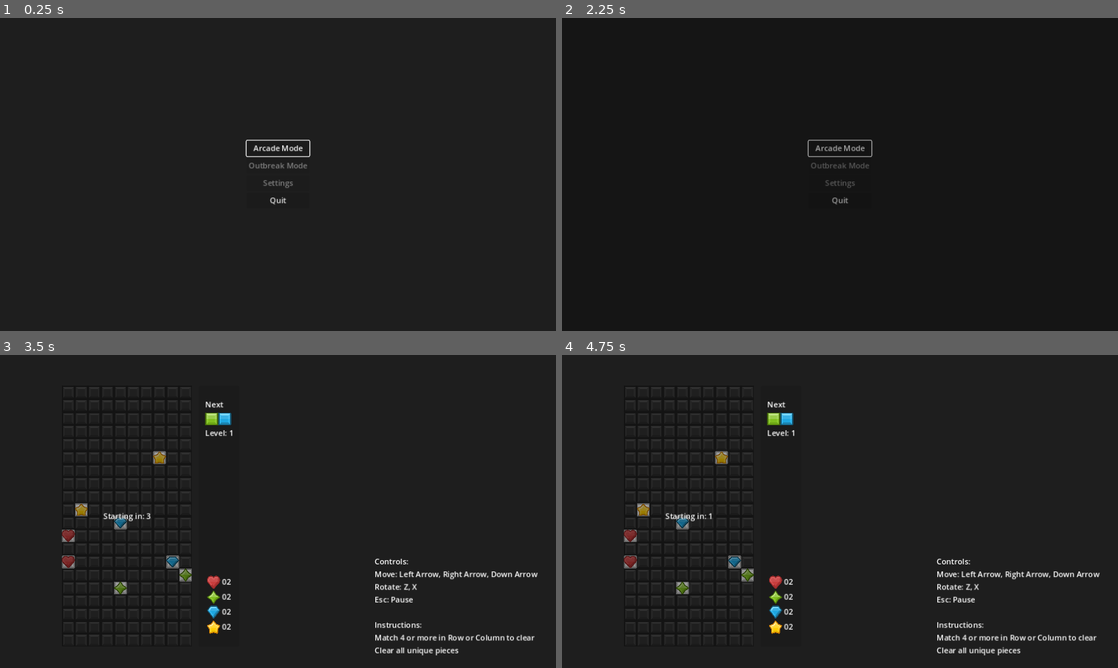
Above: before the commit, frames 1-4 (two rows, left to right).
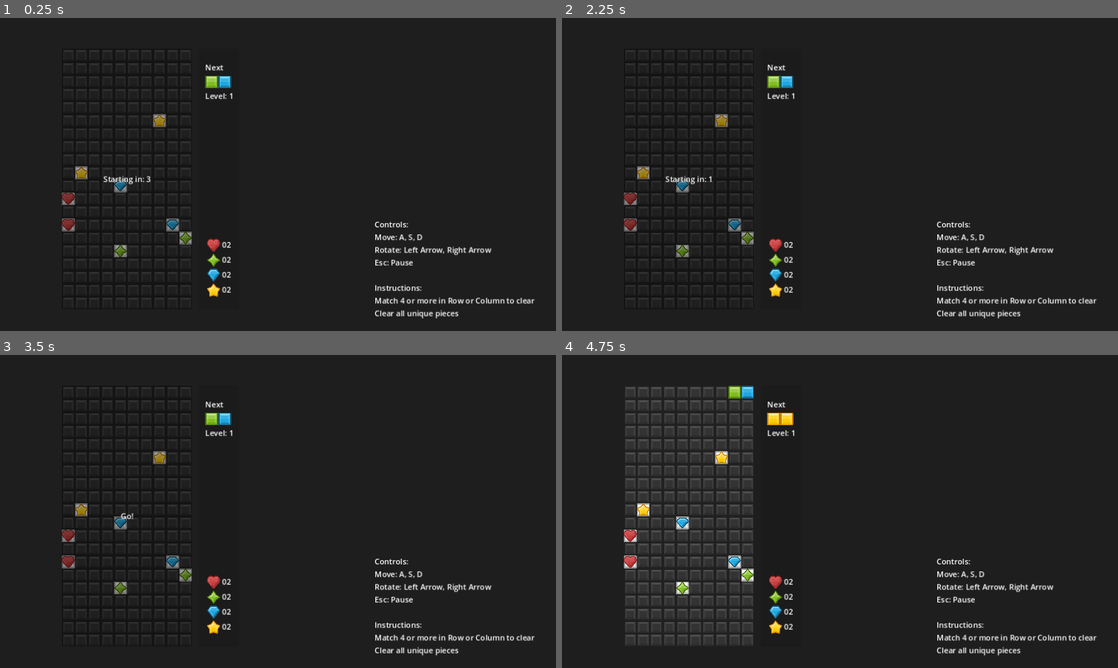
Above: after the commit, the same moments.

Repository: Akaihana/PuzzleProject
Game: Godot game, scene res://Scenes/main.tscn
Two runs of this game, one before a commit and one after it. Both use one fixed random seed, a clock stepped at 60 frames per second and the inputs below. Before the commit the project starts from res://Scenes/main_menu.tscn.
Inputs (mouse positions are in pixels of both pictures, inside the frame that each line leads up to):
- Up to frame 1 (0.25 s): no input
- Up to frame 2 (2.25 s): click (840, 149) at 0.5 s, where only the run before the commit has a clickable "Arcade Mode"; click (840, 149) at 1.25 s, where only the run before the commit has a clickable "Arcade Mode"; tap Enter at 2 s; hold D (right) from 2.03 s (still down)
- Up to frame 3 (3.5 s): release D (right) at 2.78 s; hold S (down) from 2.78 s (still down)
- Up to frame 4 (4.75 s): tap Space at 3.5 s; release S (down) at 3.53 s; hold D (right) from 3.53 s (still down)

The runs differ from the first frame. In frame 1, 3.0% of the frame differs, in the area x 11-97%, y 14-96%; in frame 2, 4.6%, in the area x 11-97%, y 10-96%; in frame 3, 0.6%; in frame 4, 3.6%.

Commit message:
Fixed Movement Code
Made changes to movement
- movement left and right should feel more exact now. You can tap for 1 increment and hold for rapid movement (slight delay after the tap)
- you can maintain the hold left/right for the next piece for it to move right away (no delay for the next piece like Tetris DAS)
- fixed controller issues of double input and now should work properly with any controller
- added a grace period for when a piece should lock so now lock times should be consistent
  - before based on timers, a piece could lock weirdly immediately when moving to a place that would have a piece under it
  - now all pieces will lock 0.3s after determining if there is something below it
- Changed controls for keyboard, Left Arrow and Right arrow now rotate, A S and D are left down and right respectively

UI
- removed the red square lose zones as they looked confusing

TODO
- Work on the endless/outbreak mode
  - upon clearing virus pieces, spawn a new set with the current board state
  - introduce a timer to pressure the player
    - all viruses must be cleared within this timer
    - when one/all viruses are cleared, time is extended
  - possibly increase number of viruses by 1 or so per wave
  - high score will be based on viruses cleared or time alive

Diff:
--- a/Scenes/gem_container.tscn
+++ b/Scenes/gem_container.tscn
@@ -4,7 +4,6 @@
 
 [node name="GemContainer" type="Node2D"]
 script = ExtResource("1_nytvn")
-fall_speed = 50.0
 
 [node name="MoveDownTimer" type="Timer" parent="."]
 autostart = true
@@ -13,12 +12,27 @@
 wait_time = 0.05
 
 [node name="HoldLeftTimer" type="Timer" parent="."]
-wait_time = 0.1
+wait_time = 0.05
 
 [node name="HoldRightTimer" type="Timer" parent="."]
+wait_time = 0.05
+
+[node name="HoldLeftDelay" type="Timer" parent="."]
 wait_time = 0.1
+one_shot = true
+
+[node name="HoldRightDelay" type="Timer" parent="."]
+wait_time = 0.1
+one_shot = true
+
+[node name="GraceTimer" type="Timer" parent="."]
+wait_time = 0.3
+one_shot = true
 
 [connection signal="timeout" from="MoveDownTimer" to="." method="_on_timer_timeout"]
 [connection signal="timeout" from="HoldDownTimer" to="." method="_on_hold_down_timer_timeout"]
 [connection signal="timeout" from="HoldLeftTimer" to="." method="_on_hold_left_timer_timeout"]
 [connection signal="timeout" from="HoldRightTimer" to="." method="_on_hold_right_timer_timeout"]
+[connection signal="timeout" from="HoldLeftDelay" to="." method="_on_hold_left_delay_timeout"]
+[connection signal="timeout" from="HoldRightDelay" to="." method="_on_hold_right_delay_timeout"]
+[connection signal="timeout" from="GraceTimer" to="." method="_on_grace_timer_timeout"]
--- a/Scenes/main.tscn
+++ b/Scenes/main.tscn
@@ -73,8 +73,8 @@
 offset_right = 1113.0
 offset_bottom = 624.0
 text = "Controls:
-Move: Left Arrow, Right Arrow, Down Arrow
-Rotate: Z, X
+Move: A, S, D
+Rotate: Left Arrow, Right Arrow
 Esc: Pause
 
 Instructions:
--- a/Scripts/gem.gd
+++ b/Scripts/gem.gd
@@ -31,4 +31,4 @@
 
 func move(target: Vector2) -> void:
 	var tween: Tween = create_tween()
-	tween.tween_property(self, "global_position", target, 0.5)
+	tween.tween_property(self, "global_position", target, 0.1)
--- a/Scripts/gem_container.gd
+++ b/Scripts/gem_container.gd
@@ -2,10 +2,6 @@
 extends Node2D
 
 signal lock_gem(gem_container: GemContainer)
-
-@export var fall_speed: float = 5.0
-@export var grace_time: float = 0.3
-var grace_timer: float
 
 var bounds = {
 	"min_x": 0,
@@ -15,7 +11,6 @@
 
 var grid_offset_x: float
 var grid_offset_y: float
-#var rotation_index: int
 var is_next_gem: bool
 var is_holding_left: bool
 var is_holding_right: bool
@@ -26,10 +21,14 @@
 var gem_data_one: Resource
 var gem_data_two: Resource
 
+
 @onready var move_down_timer: Timer = $MoveDownTimer
 @onready var hold_down_timer: Timer = $HoldDownTimer
 @onready var hold_left_timer: Timer = $HoldLeftTimer
 @onready var hold_right_timer: Timer = $HoldRightTimer
+@onready var hold_left_delay: Timer = $HoldLeftDelay
+@onready var hold_right_delay: Timer = $HoldRightDelay
+@onready var grace_timer: Timer = $GraceTimer
 
 @onready var gem_scene = preload("res://Scenes/gem.tscn")
 
@@ -37,7 +36,41 @@
 	grid_offset_x = global_position.x
 	grid_offset_y = global_position.y
 	wall_kicks = Shared.wall_kicks
-	_input(null)
+
+
+func _process(_delta: float) -> void:
+	if Input.is_action_just_pressed("left"):
+		move(Vector2.LEFT)
+		if hold_left_delay.is_stopped():
+			hold_left_delay.start()
+	elif Input.is_action_just_pressed("right"):
+		move(Vector2.RIGHT)
+		if hold_right_delay.is_stopped():
+			hold_right_delay.start()
+
+	if Input.is_action_pressed("left"):
+		hold_left_pressed()
+	elif Input.is_action_pressed("right"):
+		hold_right_pressed()
+
+	if Input.is_action_just_released("left"):
+		hold_left_delay.stop()
+		hold_left_timer.stop()
+	if Input.is_action_just_released("right"):
+		hold_right_delay.stop()
+		hold_right_timer.stop()
+
+	if Input.is_action_just_pressed("down"):
+		tap_down()
+	if Input.is_action_pressed("down"):
+		hold_down_pressed()
+	elif Input.is_action_just_released("down"):
+		hold_down_released()
+
+	if Input.is_action_just_pressed("rotate_right"):
+		rotate_gems(-1)
+	elif Input.is_action_just_pressed("rotate_left"):
+		rotate_gems(1)
 
 
 func generate_gems():
@@ -56,35 +89,6 @@
 	gem_two.paired_gem = gem_one
 
 
-func _input(_event: InputEvent) -> void:
-	if Input.is_action_just_pressed("left"):
-		move(Vector2.LEFT)
-	elif Input.is_action_just_pressed("right"):
-		move(Vector2.RIGHT)
-
-	if Input.is_action_pressed("left"):
-		hold_left_pressed()
-	elif Input.is_action_pressed("right"):
-		hold_right_pressed()
-
-	if Input.is_action_just_released("left"):
-		hold_left_timer.stop()
-	elif Input.is_action_just_released("right"):
-		hold_right_timer.stop()
-
-	if Input.is_action_just_pressed("down"):
-		tap_down()
-	if Input.is_action_pressed("down"):
-		hold_down_pressed()
-	elif Input.is_action_just_released("down"):
-		hold_down_released()
-
-	if Input.is_action_just_pressed("rotate_right"):
-		rotate_gems(-1)
-	elif Input.is_action_just_pressed("rotate_left"):
-		rotate_gems(1)
-
-
 func move(direction: Vector2) -> bool:
 	var new_position = calculate_global_position(direction, global_position)
 	if new_position != Vector2.ZERO:
@@ -112,13 +116,13 @@
 
 func hold_left_pressed():
 	hold_right_timer.stop()
-	if hold_left_timer.is_stopped():
+	if hold_left_delay.is_stopped() and hold_left_timer.is_stopped():
 		hold_left_timer.start()
 
 
 func hold_right_pressed():
 	hold_left_timer.stop()
-	if hold_right_timer.is_stopped():
+	if hold_right_delay.is_stopped() and hold_right_timer.is_stopped():
 		hold_right_timer.start()
 
 
@@ -149,12 +153,8 @@
 
 
 func rotate_gems(direction: int) -> void:
-#	var original_rotation_index = rotation_index
 	apply_rotation(direction)
-#	rotation_index = wrap(rotation_index + direction, 0, 4)
-	if not test_wall_kicks():
-#		rotation_index = original_rotation_index
-		apply_rotation(-direction)
+	test_wall_kicks()
 
 
 func test_wall_kicks() -> bool:
@@ -186,14 +186,19 @@
 
 
 func _on_timer_timeout() -> void:
-	var should_lock = not move(Vector2.DOWN)
-	if should_lock:
-		lock()
+	if not move(Vector2.DOWN):
+		if grace_timer.is_stopped():
+			grace_timer.start()
+	else:
+		grace_timer.stop()
 
 
 func _on_hold_down_timer_timeout() -> void:
 	if not move(Vector2.DOWN):
-		lock()
+		if grace_timer.is_stopped():
+			grace_timer.start()
+	else:
+		grace_timer.stop()
 
 
 func _on_hold_left_timer_timeout() -> void:
@@ -202,3 +207,16 @@
 
 func _on_hold_right_timer_timeout() -> void:
 	move(Vector2.RIGHT)
+
+
+func _on_hold_left_delay_timeout() -> void:
+	pass
+
+
+func _on_hold_right_delay_timeout() -> void:
+	is_holding_right = true
+
+
+func _on_grace_timer_timeout() -> void:
+	if not move(Vector2.DOWN):
+		lock()
--- a/project.godot
+++ b/project.godot
@@ -11,7 +11,7 @@
 [application]
 
 config/name="PuzzleProject"
-run/main_scene="res://Scenes/main_menu.tscn"
+run/main_scene="res://Scenes/main.tscn"
 config/features=PackedStringArray("4.1", "Forward Plus")
 config/icon="res://Assets/Icons/icon.svg"
 
@@ -34,9 +34,23 @@
 
 [input]
 
+ui_accept={
+"deadzone": 0.5,
+"events": [Object(InputEventKey,"resource_local_to_scene":false,"resource_name":"","device":0,"window_id":0,"alt_pressed":false,"shift_pressed":false,"ctrl_pressed":false,"meta_pressed":false,"pressed":false,"keycode":4194309,"physical_keycode":0,"key_label":0,"unicode":0,"echo":false,"script":null)
+, Object(InputEventKey,"resource_local_to_scene":false,"resource_name":"","device":0,"window_id":0,"alt_pressed":false,"shift_pressed":false,"ctrl_pressed":false,"meta_pressed":false,"pressed":false,"keycode":4194310,"physical_keycode":0,"key_label":0,"unicode":0,"echo":false,"script":null)
+, Object(InputEventKey,"resource_local_to_scene":false,"resource_name":"","device":0,"window_id":0,"alt_pressed":false,"shift_pressed":false,"ctrl_pressed":false,"meta_pressed":false,"pressed":false,"keycode":32,"physical_keycode":0,"key_label":0,"unicode":32,"echo":false,"script":null)
+, Object(InputEventJoypadButton,"resource_local_to_scene":false,"resource_name":"","device":-1,"button_index":0,"pressure":0.0,"pressed":true,"script":null)
+]
+}
+ui_cancel={
+"deadzone": 0.5,
+"events": [Object(InputEventKey,"resource_local_to_scene":false,"resource_name":"","device":0,"window_id":0,"alt_pressed":false,"shift_pressed":false,"ctrl_pressed":false,"meta_pressed":false,"pressed":false,"keycode":4194305,"physical_keycode":0,"key_label":0,"unicode":0,"echo":false,"script":null)
+, Object(InputEventJoypadButton,"resource_local_to_scene":false,"resource_name":"","device":-1,"button_index":1,"pressure":0.0,"pressed":true,"script":null)
+]
+}
 left={
 "deadzone": 0.5,
-"events": [Object(InputEventKey,"resource_local_to_scene":false,"resource_name":"","device":-1,"window_id":0,"alt_pressed":false,"shift_pressed":false,"ctrl_pressed":false,"meta_pressed":false,"pressed":false,"keycode":0,"physical_keycode":65,"key_label":0,"unicode":97,"echo":false,"script":null)
+"events": [Object(InputEventKey,"resource_local_to_scene":false,"resource_name":"","device":-1,"window_id":0,"alt_pressed":false,"shift_pressed":false,"ctrl_pressed":false,"meta_pressed":false,"pressed":false,"keycode":65,"physical_keycode":65,"key_label":65,"unicode":97,"echo":false,"script":null)
 , Object(InputEventJoypadButton,"resource_local_to_scene":false,"resource_name":"","device":-1,"button_index":13,"pressure":0.0,"pressed":true,"script":null)
 ]
 }
@@ -67,6 +81,7 @@
 pause={
 "deadzone": 0.5,
 "events": [Object(InputEventKey,"resource_local_to_scene":false,"resource_name":"","device":-1,"window_id":0,"alt_press …(182 unchanged characters)…
+, Object(InputEventJoypadButton,"resource_local_to_scene":false,"resource_name":"","device":-1,"button_index":6,"pressure":0.0,"pressed":true,"script":null)
 ]
 }
 
Not shown, changed: Exports/PuzzleProject.pck
Not shown, changed: Exports/PuzzleProject.zip
